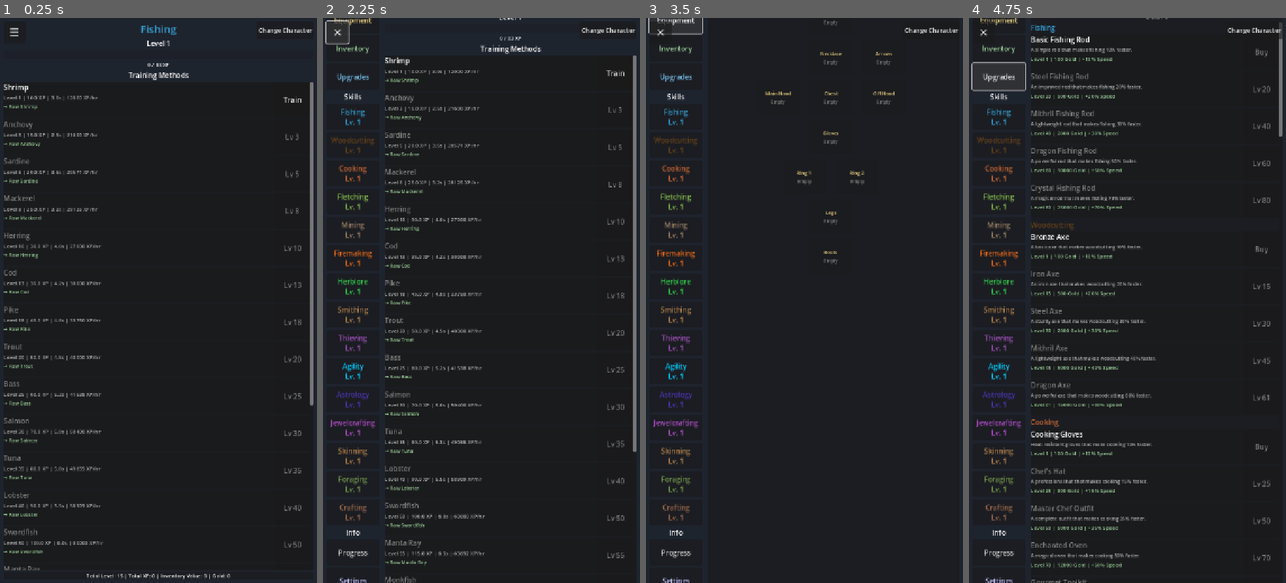
Above: before the commit, frames 1-4 (left to right).
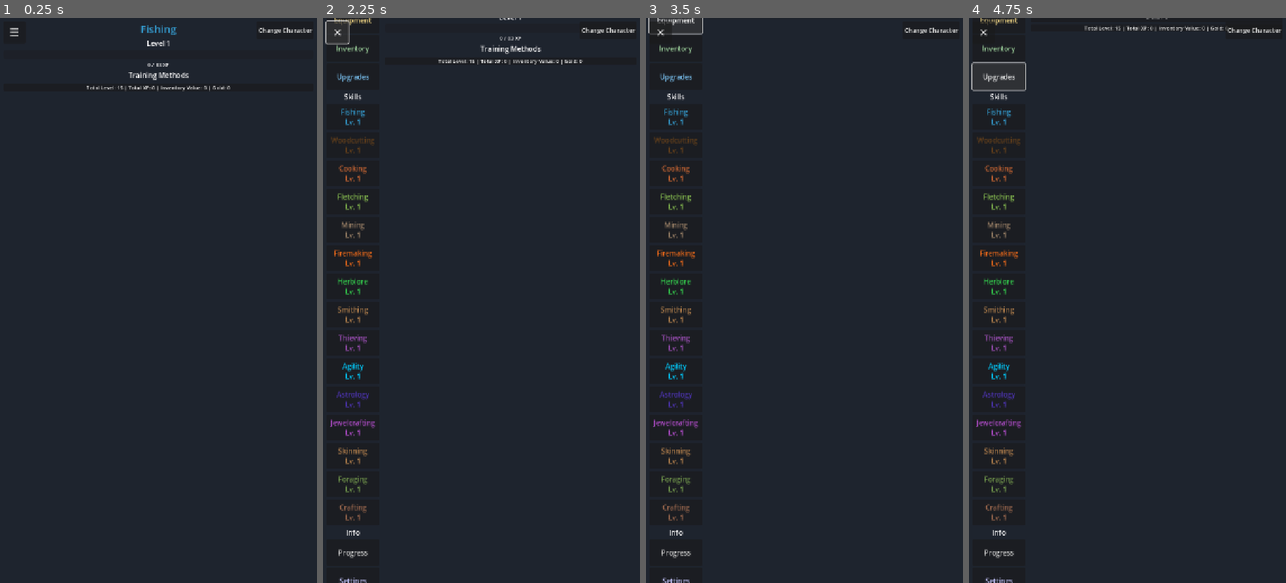
Above: after the commit, the same moments.

Repository: fahmed93/idlescapers
Game: Godot game, scene res://scenes/main.tscn
Two runs of this game, one before a commit and one after it. Both use one fixed random seed, a clock stepped at 60 frames per second and the inputs below. This scene is started directly instead of the project's main scene.
Inputs (mouse positions are in pixels of both pictures, inside the frame that each line leads up to):
- Up to frame 1 (0.25 s): no input
- Up to frame 2 (2.25 s): click "Train" at 0.5 s; click (481, 114) at 1.25 s, where only the run before the commit has a clickable "Stop Training"; click "☰" at 2 s
- Up to frame 3 (3.5 s): click "Equipment" at 2.75 s
- Up to frame 4 (4.75 s): click "Inventory" at 3.5 s; click "Upgrades" at 4.25 s

The runs differ from the first frame. In frame 1, 3.7% of the frame differs, in the area x 1-99%, y 11-100%; in frame 2, 3.9%; in frame 3, 0.5%; in frame 4, 5.7%, in the area x 19-99%, y 0-100%.

Commit message:
Wrap MainContent in ScrollContainer to fix sidebar expansion issue
Co-authored-by: fahmed93 <4407704+fahmed93@users.noreply.github.com>

Diff:
--- a/scenes/main.tscn
+++ b/scenes/main.tscn
@@ -52,36 +52,42 @@
 text = "Info"
 horizontal_alignment = 1
 
-[node name="MainContent" type="VBoxContainer" parent="HSplitContainer"]
-layout_mode = 2
-size_flags_horizontal = 3
-
-[node name="SelectedSkillHeader" type="VBoxContainer" parent="HSplitContainer/MainContent"]
-layout_mode = 2
-
-[node name="SkillName" type="Label" parent="HSplitContainer/MainContent/SelectedSkillHeader"]
+[node name="MainContentScroll" type="ScrollContainer" parent="HSplitContainer"]
+layout_mode = 2
+size_flags_horizontal = 3
+size_flags_vertical = 3
+horizontal_scroll_mode = 0
+
+[node name="MainContent" type="VBoxContainer" parent="HSplitContainer/MainContentScroll"]
+layout_mode = 2
+size_flags_horizontal = 3
+
+[node name="SelectedSkillHeader" type="VBoxContainer" parent="HSplitContainer/MainContentScroll/MainContent"]
+layout_mode = 2
+
+[node name="SkillName" type="Label" parent="HSplitContainer/MainContentScroll/MainContent/SelectedSkillHeader"]
 layout_mode = 2
 theme_override_font_sizes/font_size = 24
 text = "Select a Skill"
 horizontal_alignment = 1
 
-[node name="SkillLevel" type="Label" parent="HSplitContainer/MainContent/SelectedSkillHeader"]
+[node name="SkillLevel" type="Label" parent="HSplitContainer/MainContentScroll/MainContent/SelectedSkillHeader"]
 layout_mode = 2
 text = "Level 1"
 horizontal_alignment = 1
 
-[node name="XPProgressBar" type="ProgressBar" parent="HSplitContainer/MainContent/SelectedSkillHeader"]
+[node name="XPProgressBar" type="ProgressBar" parent="HSplitContainer/MainContentScroll/MainContent/SelectedSkillHeader"]
 custom_minimum_size = Vector2(0, 20)
 layout_mode = 2
 show_percentage = false
 
-[node name="XPLabel" type="Label" parent="HSplitContainer/MainContent/SelectedSkillHeader"]
+[node name="XPLabel" type="Label" parent="HSplitContainer/MainContentScroll/MainContent/SelectedSkillHeader"]
 layout_mode = 2
 theme_override_font_sizes/font_size = 12
 text = "0 / 83 XP"
 horizontal_alignment = 1
 
-[node name="SpeedBonusLabel" type="Label" parent="HSplitContainer/MainContent/SelectedSkillHeader"]
+[node name="SpeedBonusLabel" type="Label" parent="HSplitContainer/MainContentScroll/MainContent/SelectedSkillHeader"]
 visible = false
 layout_mode = 2
 theme_override_font_sizes/font_size = 14
@@ -89,84 +95,84 @@
 text = "+0% Speed Bonus"
 horizontal_alignment = 1
 
-[node name="TrainingPanel" type="PanelContainer" parent="HSplitContainer/MainContent"]
-visible = false
-layout_mode = 2
-
-[node name="VBoxContainer" type="VBoxContainer" parent="HSplitContainer/MainContent/TrainingPanel"]
-layout_mode = 2
-
-[node name="TrainingLabel" type="Label" parent="HSplitContainer/MainContent/TrainingPanel/VBoxContainer"]
+[node name="TrainingPanel" type="PanelContainer" parent="HSplitContainer/MainContentScroll/MainContent"]
+visible = false
+layout_mode = 2
+
+[node name="VBoxContainer" type="VBoxContainer" parent="HSplitContainer/MainContentScroll/MainContent/TrainingPanel"]
+layout_mode = 2
+
+[node name="TrainingLabel" type="Label" parent="HSplitContainer/MainContentScroll/MainContent/TrainingPanel/VBoxContainer"]
 layout_mode = 2
 text = "Training: None"
 horizontal_alignment = 1
 
-[node name="TrainingProgressBar" type="ProgressBar" parent="HSplitContainer/MainContent/TrainingPanel/VBoxContainer"]
+[node name="TrainingProgressBar" type="ProgressBar" parent="HSplitContainer/MainContentScroll/MainContent/TrainingPanel/VBoxContainer"]
 custom_minimum_size = Vector2(0, 30)
 layout_mode = 2
 show_percentage = false
 
-[node name="TrainingTimeLabel" type="Label" parent="HSplitContainer/MainContent/TrainingPanel/VBoxContainer"]
+[node name="TrainingTimeLabel" type="Label" parent="HSplitContainer/MainContentScroll/MainContent/TrainingPanel/VBoxContainer"]
 layout_mode = 2
 theme_override_font_sizes/font_size = 12
 text = "0.0s / 0.0s"
 horizontal_alignment = 1
 
-[node name="StopButton" type="Button" parent="HSplitContainer/MainContent/TrainingPanel/VBoxContainer"]
+[node name="StopButton" type="Button" parent="HSplitContainer/MainContentScroll/MainContent/TrainingPanel/VBoxContainer"]
 custom_minimum_size = Vector2(0, 40)
 layout_mode = 2
 text = "Stop Training"
 
-[node name="ActionListLabel" type="Label" parent="HSplitContainer/MainContent"]
+[node name="ActionListLabel" type="Label" parent="HSplitContainer/MainContentScroll/MainContent"]
 layout_mode = 2
 theme_override_font_sizes/font_size = 16
 text = "Training Methods"
 horizontal_alignment = 1
 
-[node name="ActionList" type="PanelContainer" parent="HSplitContainer/MainContent"]
-layout_mode = 2
-size_flags_vertical = 3
-
-[node name="ScrollContainer" type="ScrollContainer" parent="HSplitContainer/MainContent/ActionList"]
+[node name="ActionList" type="PanelContainer" parent="HSplitContainer/MainContentScroll/MainContent"]
+layout_mode = 2
+size_flags_vertical = 3
+
+[node name="ScrollContainer" type="ScrollContainer" parent="HSplitContainer/MainContentScroll/MainContent/ActionList"]
 layout_mode = 2
 size_flags_horizontal = 3
 size_flags_vertical = 3
 horizontal_scroll_mode = 0
 
-[node name="ActionListContent" type="VBoxContainer" parent="HSplitContainer/MainContent/ActionList/ScrollContainer"]
-layout_mode = 2
-size_flags_horizontal = 3
-size_flags_vertical = 3
-
-[node name="InventoryLabel" type="Label" parent="HSplitContainer/MainContent"]
+[node name="ActionListContent" type="VBoxContainer" parent="HSplitContainer/MainContentScroll/MainContent/ActionList/ScrollContainer"]
+layout_mode = 2
+size_flags_horizontal = 3
+size_flags_vertical = 3
+
+[node name="InventoryLabel" type="Label" parent="HSplitContainer/MainContentScroll/MainContent"]
 visible = false
 layout_mode = 2
 theme_override_font_sizes/font_size = 16
 text = "Inventory"
 horizontal_alignment = 1
 
-[node name="InventoryPanel" type="PanelContainer" parent="HSplitContainer/MainContent"]
+[node name="InventoryPanel" type="PanelContainer" parent="HSplitContainer/MainContentScroll/MainContent"]
 visible = false
 custom_minimum_size = Vector2(0, 150)
 layout_mode = 2
 
-[node name="VBoxContainer" type="VBoxContainer" parent="HSplitContainer/MainContent/InventoryPanel"]
-layout_mode = 2
-
-[node name="ScrollContainer" type="ScrollContainer" parent="HSplitContainer/MainContent/InventoryPanel/VBoxContainer"]
+[node name="VBoxContainer" type="VBoxContainer" parent="HSplitContainer/MainContentScroll/MainContent/InventoryPanel"]
+layout_mode = 2
+
+[node name="ScrollContainer" type="ScrollContainer" parent="HSplitContainer/MainContentScroll/MainContent/InventoryPanel/VBoxContainer"]
 layout_mode = 2
 size_flags_vertical = 3
 horizontal_scroll_mode = 0
 
-[node name="InventoryGrid" type="GridContainer" parent="HSplitContainer/MainContent/InventoryPanel/VBoxContainer/ScrollContainer"]
+[node name="InventoryGrid" type="GridContainer" parent="HSplitContainer/MainContentScroll/MainContent/InventoryPanel/VBoxContainer/ScrollContainer"]
 layout_mode = 2
 size_flags_horizontal = 3
 columns = 4
 
-[node name="TotalStatsPanel" type="PanelContainer" parent="HSplitContainer/MainContent"]
-layout_mode = 2
-
-[node name="TotalStatsLabel" type="Label" parent="HSplitContainer/MainContent/TotalStatsPanel"]
+[node name="TotalStatsPanel" type="PanelContainer" parent="HSplitContainer/MainContentScroll/MainContent"]
+layout_mode = 2
+
+[node name="TotalStatsLabel" type="Label" parent="HSplitContainer/MainContentScroll/MainContent/TotalStatsPanel"]
 layout_mode = 2
 theme_override_font_sizes/font_size = 12
 text = "Total Level: 3 | Total XP: 0 | Inventory Value: 0"
--- a/scripts/main.gd
+++ b/scripts/main.gd
@@ -32,26 +32,27 @@
 const PROGRESS_LEVEL_FONT_SIZE := 24  # Font size for level display
 
 @onready var skill_sidebar: VBoxContainer = $HSplitContainer/SkillSidebar
-@onready var main_content: VBoxContainer = $HSplitContainer/MainContent
+@onready var main_content_scroll: ScrollContainer = $HSplitContainer/MainContentScroll
+@onready var main_content: VBoxContainer = $HSplitContainer/MainContentScroll/MainContent
 @onready var menu_button: Button = $MenuButton
 @onready var change_character_button: Button = $ChangeCharacterButton
-@onready var selected_skill_header: VBoxContainer = $HSplitContainer/MainContent/SelectedSkillHeader
-@onready var action_list: VBoxContainer = $HSplitContainer/MainContent/ActionList/ScrollContainer/ActionListContent
-@onready var selected_skill_label: Label = $HSplitContainer/MainContent/SelectedSkillHeader/SkillName
-@onready var skill_level_label: Label = $HSplitContainer/MainContent/SelectedSkillHeader/SkillLevel
-@onready var skill_xp_bar: ProgressBar = $HSplitContainer/MainContent/SelectedSkillHeader/XPProgressBar
-@onready var skill_xp_label: Label = $HSplitContainer/MainContent/SelectedSkillHeader/XPLabel
-@onready var skill_speed_bonus_label: Label = $HSplitContainer/MainContent/SelectedSkillHeader/SpeedBonusLabel
-@onready var action_list_label: Label = $HSplitContainer/MainContent/ActionListLabel
-@onready var action_list_panel: PanelContainer = $HSplitContainer/MainContent/ActionList
-@onready var training_panel: PanelContainer = $HSplitContainer/MainContent/TrainingPanel
-@onready var training_label: Label = $HSplitContainer/MainContent/TrainingPanel/VBoxContainer/TrainingLabel
-@onready var training_progress: ProgressBar = $HSplitContainer/MainContent/TrainingPanel/VBoxContainer/TrainingProgressBar
-@onready var training_time_label: Label = $HSplitContainer/MainContent/TrainingPanel/VBoxContainer/TrainingTimeLabel
-@onready var stop_button: Button = $HSplitContainer/MainContent/TrainingPanel/VBoxContainer/StopButton
-@onready var inventory_panel: PanelContainer = $HSplitContainer/MainContent/InventoryPanel
-@onready var inventory_list: GridContainer = $HSplitContainer/MainContent/InventoryPanel/VBoxContainer/ScrollContainer/InventoryGrid
-@onready var total_stats_label: Label = $HSplitContainer/MainContent/TotalStatsPanel/TotalStatsLabel
+@onready var selected_skill_header: VBoxContainer = $HSplitContainer/MainContentScroll/MainContent/SelectedSkillHeader
+@onready var action_list: VBoxContainer = $HSplitContainer/MainContentScroll/MainContent/ActionList/ScrollContainer/ActionListContent
+@onready var selected_skill_label: Label = $HSplitContainer/MainContentScroll/MainContent/SelectedSkillHeader/SkillName
+@onready var skill_level_label: Label = $HSplitContainer/MainContentScroll/MainContent/SelectedSkillHeader/SkillLevel
+@onready var skill_xp_bar: ProgressBar = $HSplitContainer/MainContentScroll/MainContent/SelectedSkillHeader/XPProgressBar
+@onready var skill_xp_label: Label = $HSplitContainer/MainContentScroll/MainContent/SelectedSkillHeader/XPLabel
+@onready var skill_speed_bonus_label: Label = $HSplitContainer/MainContentScroll/MainContent/SelectedSkillHeader/SpeedBonusLabel
+@onready var action_list_label: Label = $HSplitContainer/MainContentScroll/MainContent/ActionListLabel
+@onready var action_list_panel: PanelContainer = $HSplitContainer/MainContentScroll/MainContent/ActionList
+@onready var training_panel: PanelContainer = $HSplitContainer/MainContentScroll/MainContent/TrainingPanel
+@onready var training_label: Label = $HSplitContainer/MainContentScroll/MainContent/TrainingPanel/VBoxContainer/TrainingLabel
+@onready var training_progress: ProgressBar = $HSplitContainer/MainContentScroll/MainContent/TrainingPanel/VBoxContainer/TrainingProgressBar
+@onready var training_time_label: Label = $HSplitContainer/MainContentScroll/MainContent/TrainingPanel/VBoxContainer/TrainingTimeLabel
+@onready var stop_button: Button = $HSplitContainer/MainContentScroll/MainContent/TrainingPanel/VBoxContainer/StopButton
+@onready var inventory_panel: PanelContainer = $HSplitContainer/MainContentScroll/MainContent/InventoryPanel
+@onready var inventory_list: GridContainer = $HSplitContainer/MainContentScroll/MainContent/InventoryPanel/VBoxContainer/ScrollContainer/InventoryGrid
+@onready var total_stats_label: Label = $HSplitContainer/MainContentScroll/MainContent/TotalStatsPanel/TotalStatsLabel
 @onready var offline_popup: PanelContainer = $OfflineProgressPopup
 
 var selected_skill_id: String = ""
@@ -1369,6 +1370,12 @@
 	else:
 		menu_button.text = "✕"
 
+	# Scroll main content to top when expanding sidebar to ensure header is visible
+	if not collapsed and main_content_scroll:
+		# Wait for next frame to ensure layout is updated
+		await get_tree().process_frame
+		main_content_scroll.scroll_vertical = 0
+
 ## Handle change character button pressed
 func _on_change_character_pressed() -> void:
 	# Stop any active training
